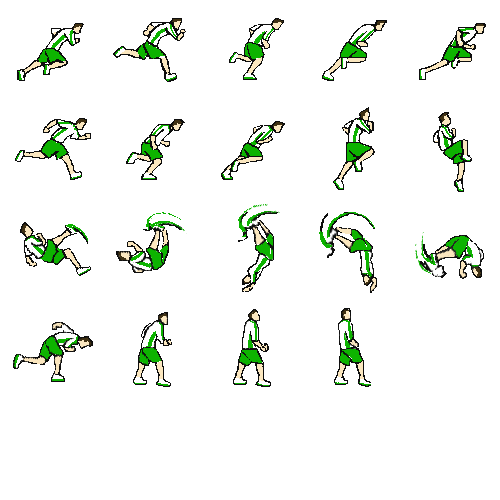
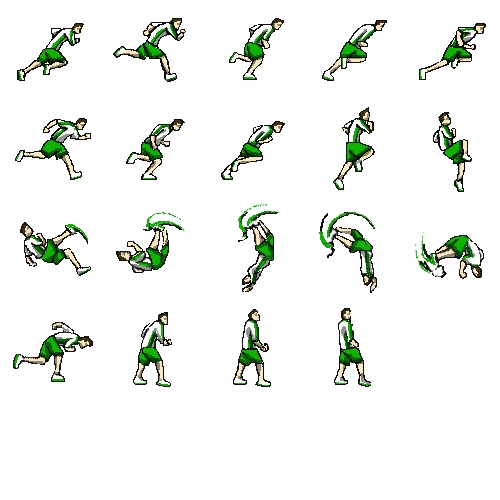
The second 500x500 image is a revision of the first. Changes to its layers:
added layer "Shade" (multiply) in group "Design" over [24, 21, 481, 384]
added layer "Colors 2" in group "Design" over [19, 23, 483, 365]
painted on "White padding 1" over [56, 40, 462, 364]
